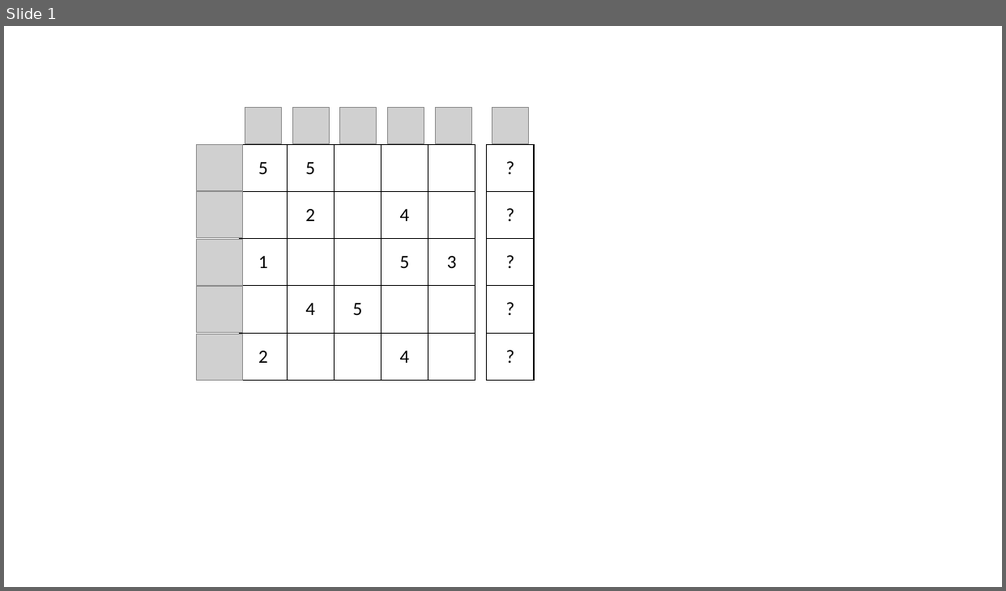
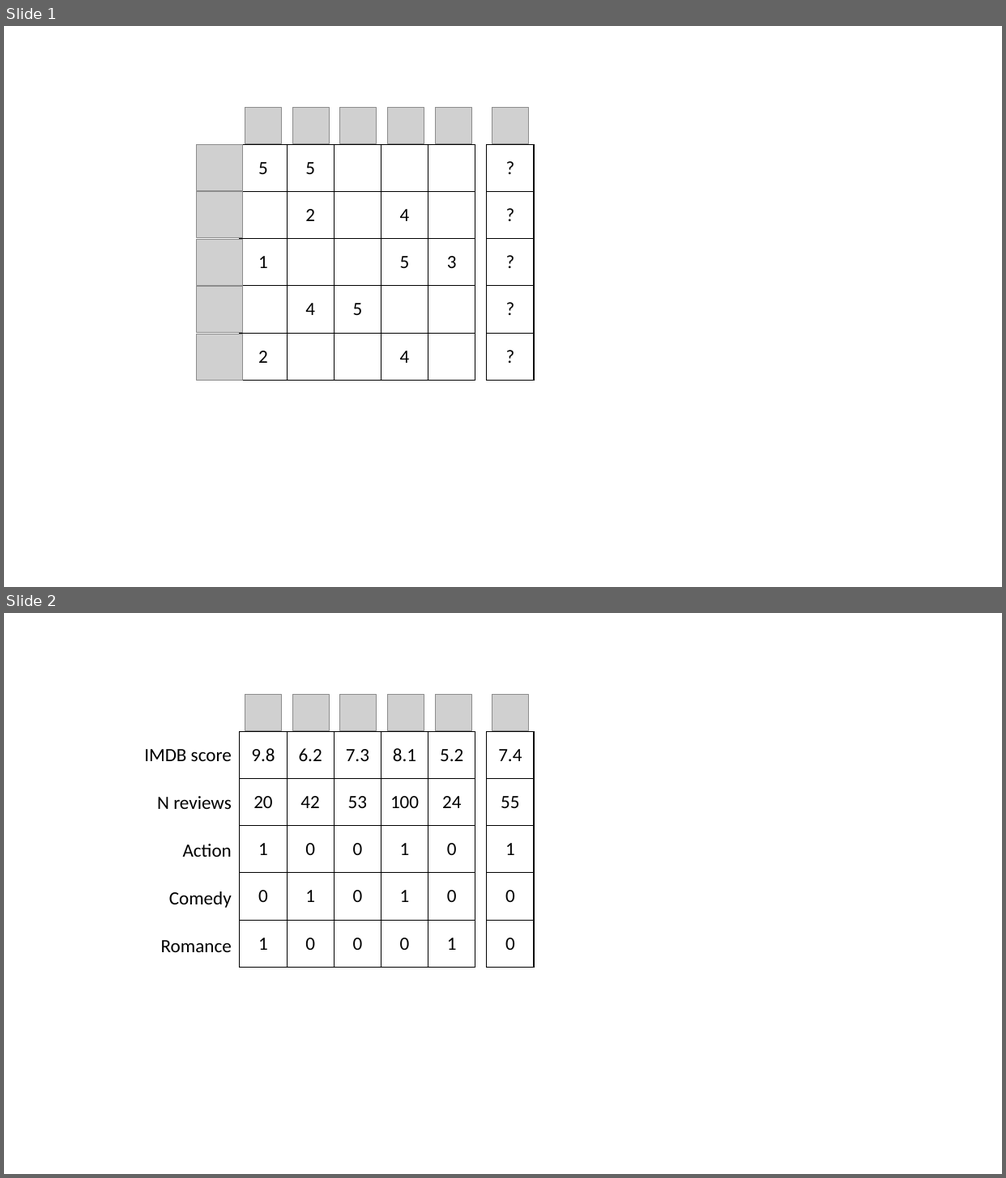
Before and after one commit to anoopctkm/machine-learning, a slide deck: projects/capstone/imgs/custom_imgs.pptx. Shown one above the other, each under a label of ours: slide 1 before the commit, slides 1 and 2 after it. The pictures are 1006x591 and 1006x1178 pixels, drawn with LibreOffice and Linux fonts; fonts in the diff are those of the drawing; grey boxes stand for pictures. Boxes give left, top, right and bottom in pixels: in the first picture for what was removed or moved away, otherwise in the second. Text is boxed around its words. In the diff, an @@ line names an element or a change of style, - is before the commit and + after.

Commit message:
Add IMDB into problem statement

```diff
--- a/projects/capstone/imgs/custom_imgs.pptx
+++ b/projects/capstone/imgs/custom_imgs.pptx
@@ slide 2 added at [4, 613, 1002, 1174], background #FFFFFF @@
@@ picture added at [245, 695, 282, 731] @@
@@ picture added at [292, 695, 329, 731] @@
@@ picture added at [340, 695, 377, 731] @@
@@ picture added at [388, 695, 424, 731] @@
@@ picture added at [435, 695, 472, 731] @@
@@ picture added at [492, 695, 529, 731] @@
@@ table added at [240, 731, 475, 967], 5 rows, 5 columns @@
+9.8 | 6.2 | 7.3 | 8.1 | 5.2
+20 | 42 | 53 | 100 | 24
+1 | 0 | 0 | 1 | 0
+0 | 1 | 0 | 1 | 0
+1 | 0 | 0 | 0 | 1
@@ table added at [487, 731, 534, 967], 5 rows, 1 columns @@
+7.4
+55
+1
+0
+0
@@ text added at [144, 749, 232, 761], 18 pt, text #000000 @@
+IMDB score
@@ text added at [157, 796, 232, 809], 18 pt, text #000000 @@
+N reviews
@@ text added at [183, 844, 232, 857], 18 pt, text #000000 @@
+Action
@@ text added at [169, 892, 232, 908], 18 pt, text #000000 @@
+Comedy
@@ text added at [161, 940, 232, 952], 18 pt, text #000000 @@
+Romance
```
Also in this commit, not shown: 1 other file.
